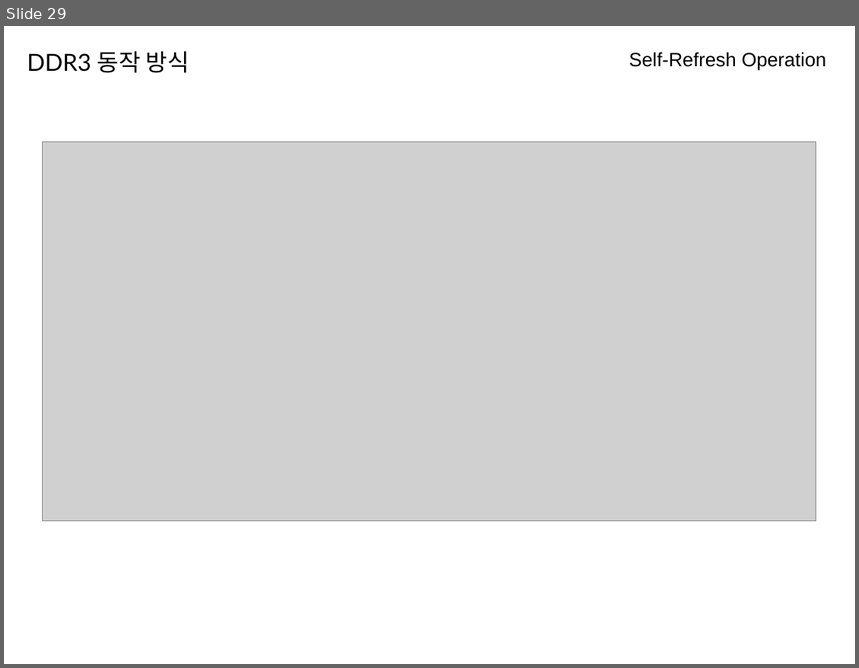
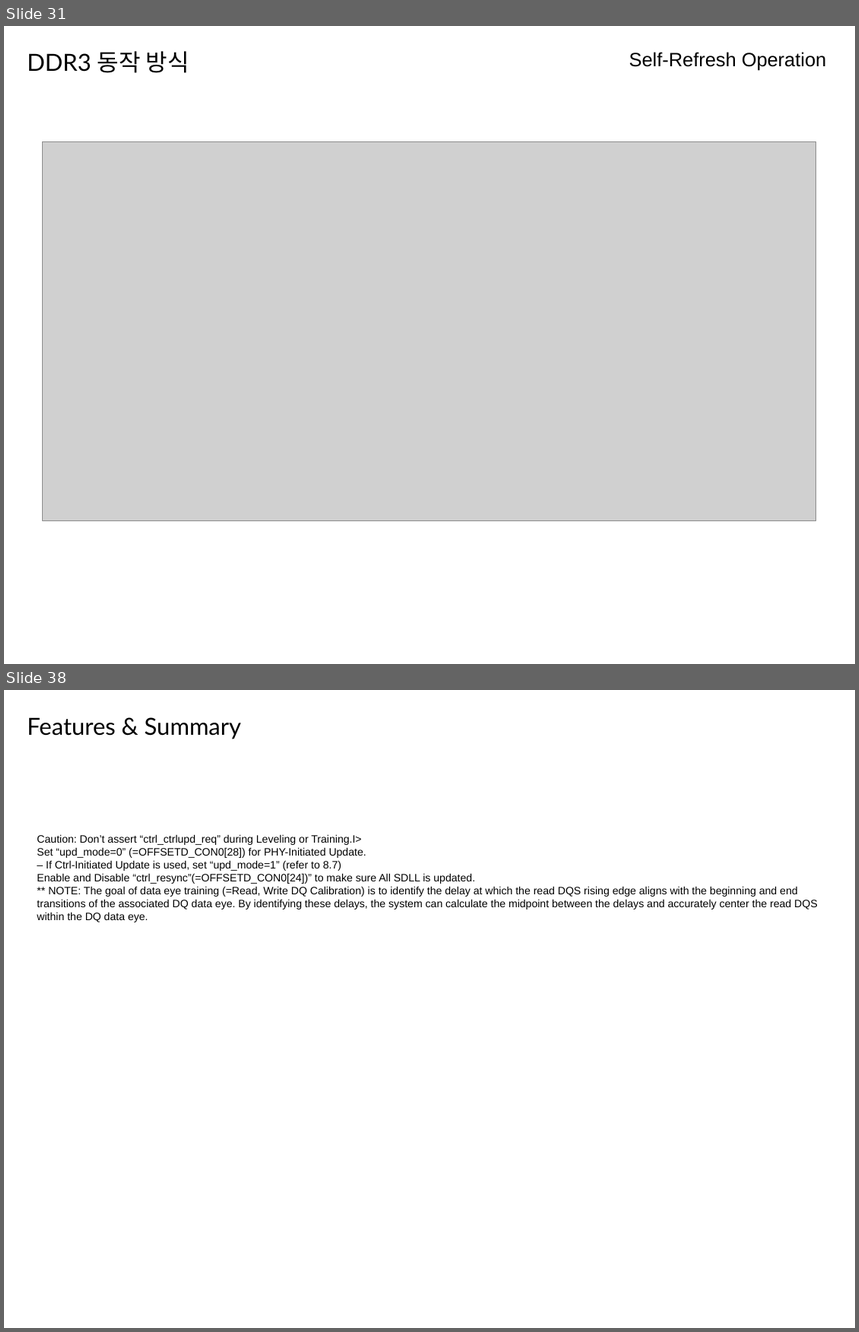
Before and after one commit to kchhero/kchhero.github.io, a slide deck: _posts_data/DDR3_세미나.odp. Shown one above the other, each under a label of ours: slide 29 before the commit, slides 31 and 38 after it; the slides between them are not shown. The pictures are 859x668 and 859x1332 pixels, drawn with LibreOffice and Linux fonts; fonts in the diff are those of the drawing; grey boxes stand for pictures. Boxes give left, top, right and bottom in pixels: in the first picture for what was removed or moved away, otherwise in the second. Text is boxed around its words. In the diff, an @@ line names an element or a change of style, - is before the commit and + after.

```diff
--- a/_posts_data/DDR3_세미나.odp
+++ b/_posts_data/DDR3_세미나.odp
@@ slide 38 added at (x1=4, y1=690, x2=855, y2=1328), background #FFFFFF @@
@@ text added at (x1=27, y1=717, x2=241, y2=739), 22 pt, text #000000 @@
+Features & Summary
@@ text added at (x1=37, y1=834, x2=817, y2=923), 10 pt, text #000000 @@
+Caution: Don’t assert “ctrl_ctrlupd_req” during Leveling or Training.I>
+Set “upd_mode=0” (=OFFSETD_CON0[28]) for PHY-Initiated Update.
+– If Ctrl-Initiated Update is used, set “upd_mode=1” (refer to 8.7)
+Enable and Disable “ctrl_resync”(=OFFSETD_CON0[24])” to make sure All SDLL is updated.
+** NOTE: The goal of data eye training (=Read, Write DQ Calibration) is to identify the delay at which the read DQS rising edge aligns with the beginning and end transitions of the associated DQ data eye. By identifying these delays, the system can calculate the midpoint between the delays and accurately center the read DQS within the DQ data eye.
@@ what was slide 29 is now slide 31 @@
```
Also in this commit, not shown: 1 slide changed, 26 other slides added, 10 slides removed.
